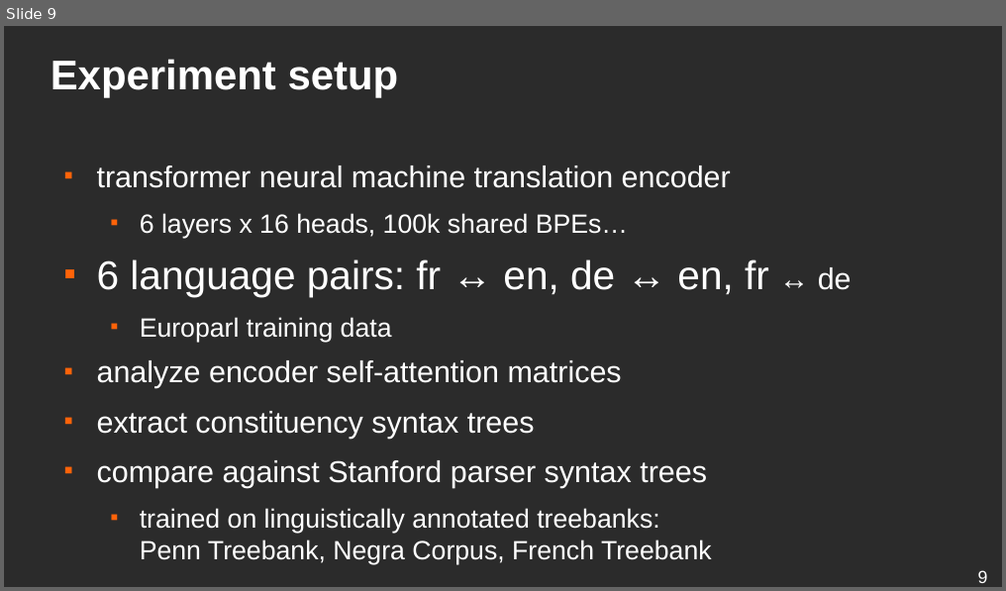
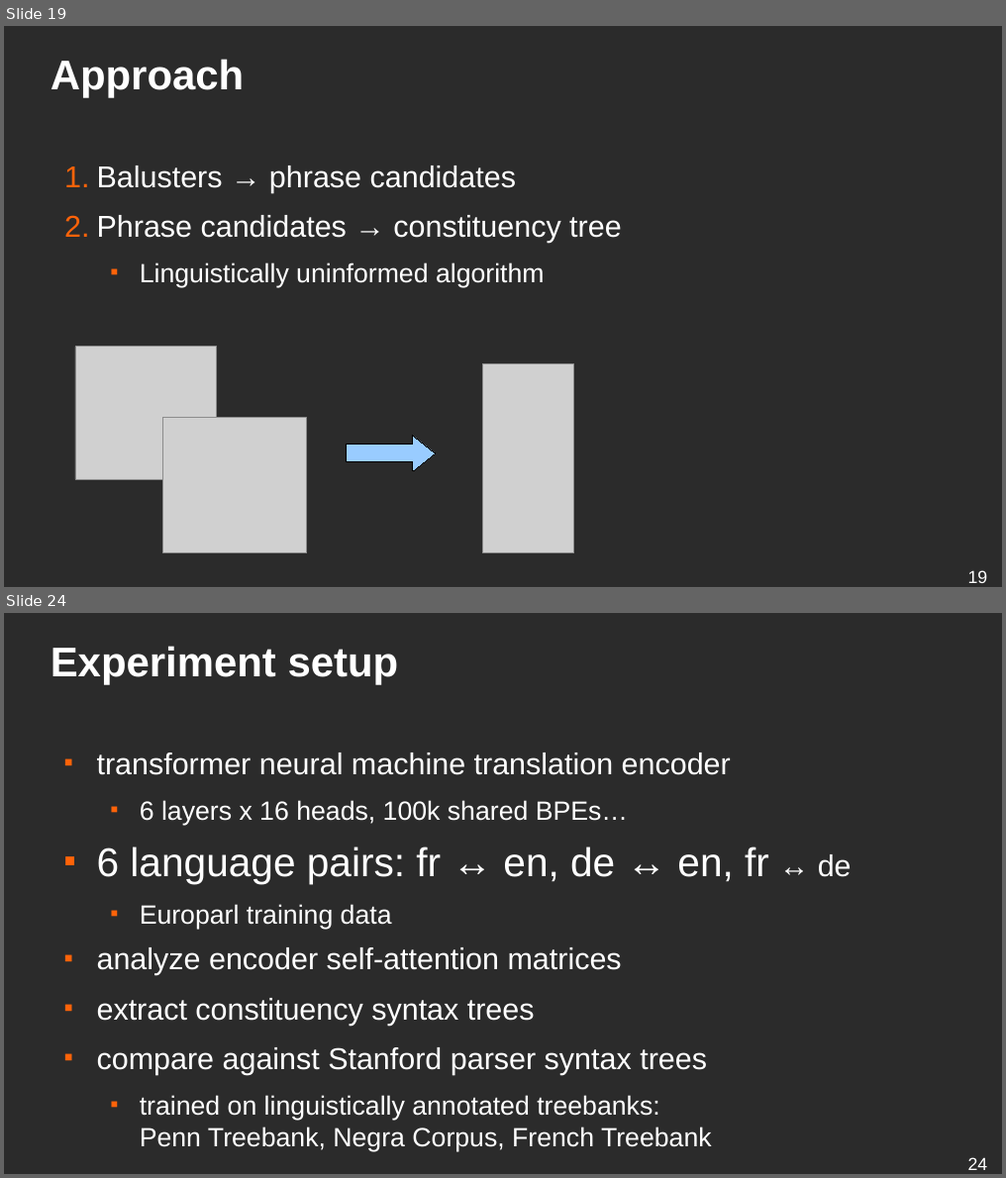
Before and after one commit to ufal/lsd, a slide deck: conferences/2019-blackbox-balustrades/presentation.odp. Shown one above the other, each under a label of ours: slide 9 before the commit, slides 19 and 24 after it; the slides between them are not shown. The pictures are 1006x591 and 1006x1178 pixels, drawn with LibreOffice and Linux fonts; fonts in the diff are those of the drawing; grey boxes stand for pictures; background and template pictures are left out; a plain dark background stands for a picture behind light text. Boxes give left, top, right and bottom in pixels: in the first picture for what was removed or moved away, otherwise in the second. Text is boxed around its words. In the diff, an @@ line names an element or a change of style, - is before the commit and + after.

```diff
--- a/conferences/2019-blackbox-balustrades/presentation.odp
+++ b/conferences/2019-blackbox-balustrades/presentation.odp
@@ slide 19 added at [4,26,1002,587], background picture (left out) @@
@@ title added at [51,59,244,97], 33 pt, text #FFFFFF, bold @@
+Approach
@@ text added at [97,166,622,287], 24 pt, text #FFFFFF @@
+1. Balusters → phrase candidates
+2. Phrase candidates → constituency tree
+  ■ Linguistically uninformed algorithm
@@ picture added at [75,347,217,479] @@
@@ picture added at [483,365,574,554] @@
@@ picture added at [163,418,307,554] @@
@@ right arrow added at [347,436,435,472], fill #99CCFF, outline #000000 0 pt @@
@@ page number added at [968,570,988,583], 14 pt, text #FFFFFF @@
+19
@@ what was slide 9 is now slide 24 @@
@@ page number at [968,1157,988,1170]: text changed @@
-9
+24
```
Also in this commit, not shown: 2 slides changed, 17 other slides added, 3 slides removed, 1 other file.
